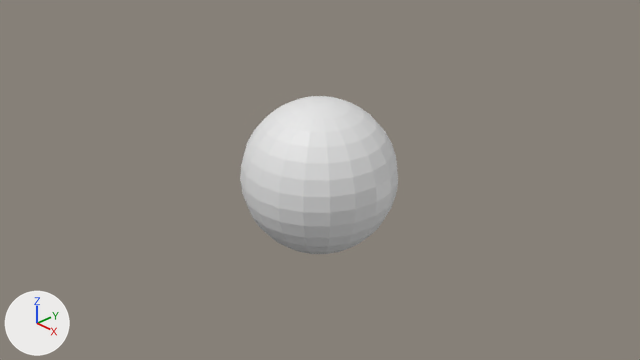
The Blender file albondiga/albondiga.blend, before and after one commit.
Rendered twice from the file's camera 'Camera'. Lighting does not change. The marker at lower left points along +X, +Y and +Z.

Script lines for the objects in view, before the commit:
```python
me_sphere = bpy.data.meshes.new('Sphere')
me_sphere.from_pydata(...)  # a UV sphere (20 segments, 16 rings, poles along z) spanning x -1.0..1.0, y -1.0..1.0, z -1.0..1.0
ob_sphere = bpy.data.objects.new('Sphere', me_sphere)
ob_sphere.location = (0.0, 0.0, 0.0)
```
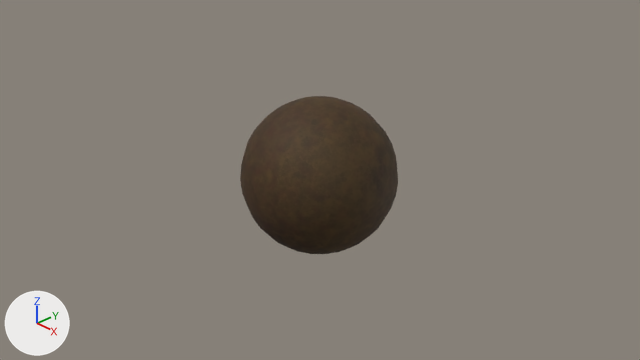
Boxes (x1, y1, x2, y2) around the edits, measured in the pictures (640 x 360 px):
'Sphere', recoloured (white to brown): (240, 96, 398, 254) in both

Diff of the bpy script that builds the scene:
```diff
--- a/albondiga/albondiga.blend.py
+++ b/albondiga/albondiga.blend.py
@@ img_albondiga_png @@
+img_albondiga_png = load_image('Albondiga.png', 'Albondiga.png', 2048, 2048, 'sRGB')
@@ mat_material_001 @@
+mat_material_001 = principled_material('Material.001')
+mat_material_001.texture = img_albondiga_png
+mat_material_001.roughness = 0.75
@@ me_sphere @@
 me_sphere.from_pydata(...)  # 302 vertices, 320 faces; spans x -1.0..1.0, y -1.0..1.0, z -1.0..1.0
+me_sphere.materials.append(mat_material_001)  # picture img_albondiga_png
```
